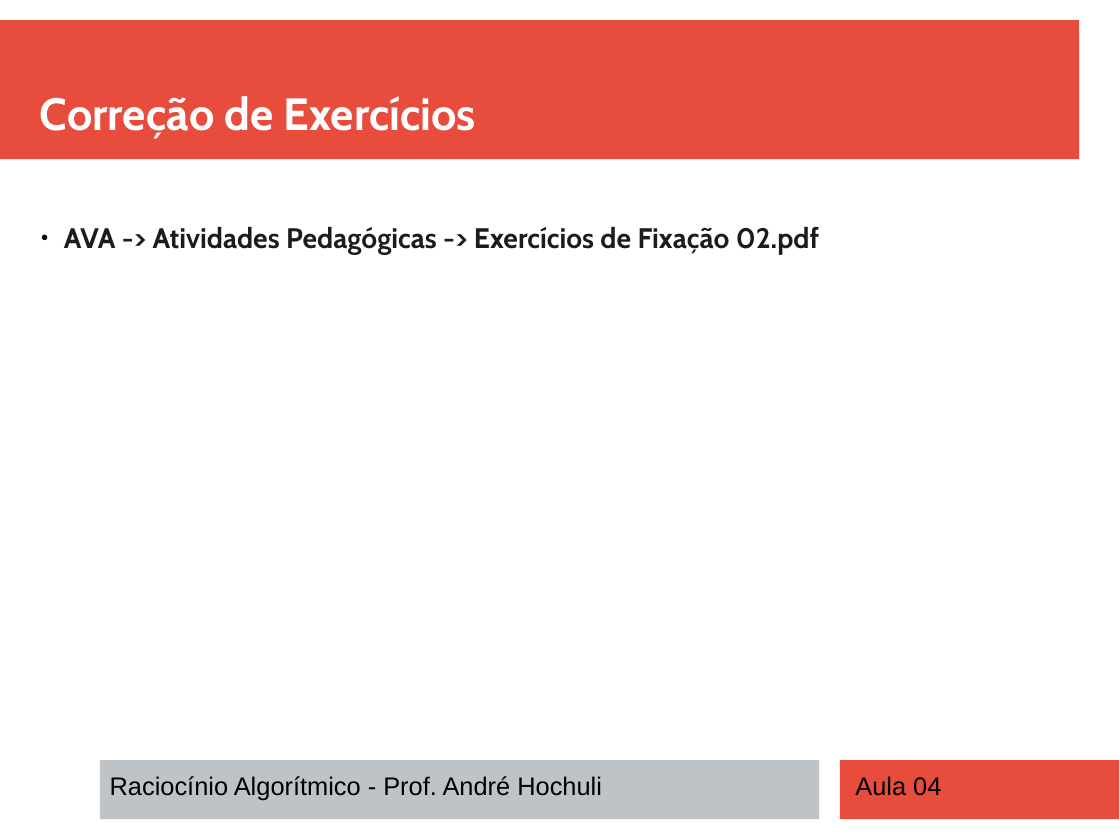
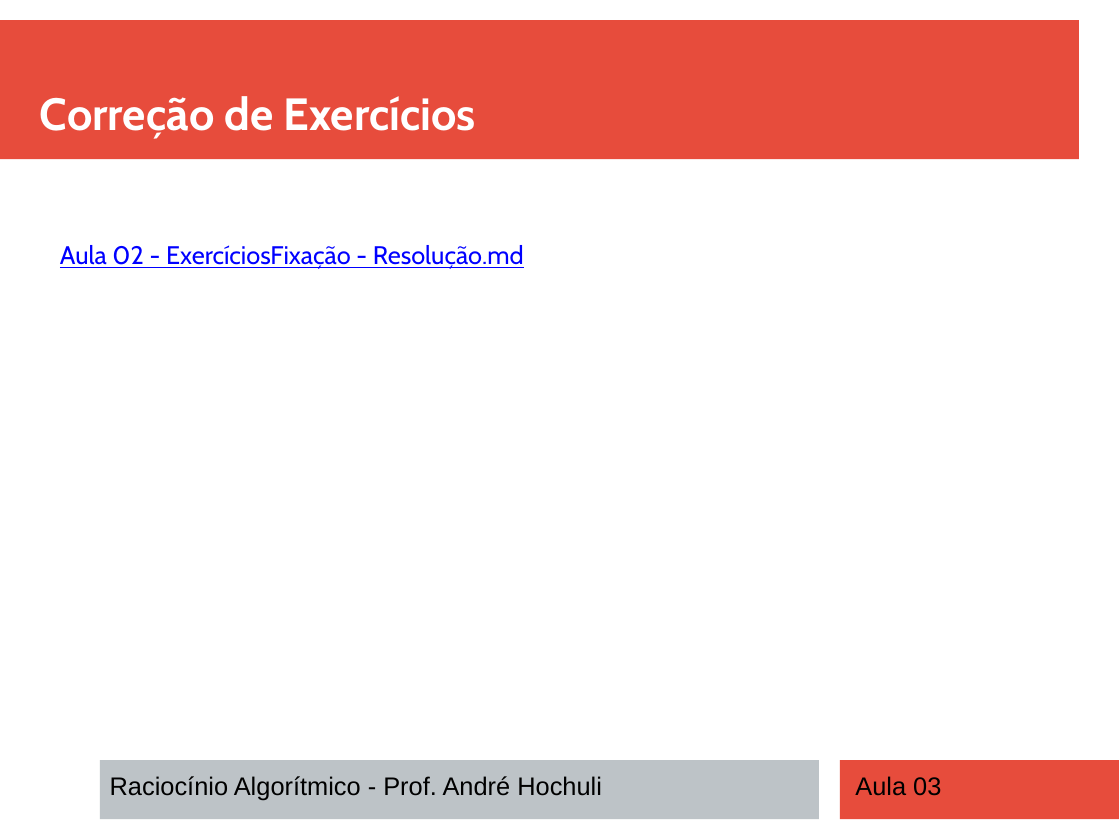
Before and after one commit to andrehochuli/teaching, a slide deck: slide 3 of RaciocinioAlgoritmico/Aula 03 - Estruturas de Seleção Múltiplas (ELIF)/Aula 03 - Estruturas de Seleção Múltiplas (ELIF).pptx. Drawn at 1120x840 pixels with LibreOffice and Linux fonts; fonts in the diff are those of the drawing. Boxes give left, top, right and bottom in pixels: in the first picture for what was removed or moved away, otherwise in the second. Text is boxed around its words. In the diff, an @@ line names an element or a change of style, - is before the commit and + after.

Commit message:
Atualizando aula 03

```diff
--- a/RaciocinioAlgoritmico/Aula 03 - Estruturas de Seleção Múltiplas (ELIF)/Aula 03 - Estruturas de Seleção Múltiplas (ELIF).pptx
+++ b/RaciocinioAlgoritmico/Aula 03 - Estruturas de Seleção Múltiplas (ELIF)/Aula 03 - Estruturas de Seleção Múltiplas (ELIF).pptx
@@ text removed at [64, 226, 819, 254] @@
-● AVA -> Atividades Pedagógicas -> Exercícios de Fixação 02.pdf
@@ text added at [60, 245, 524, 269], 18 pt, text #0000FF, underline @@
+Aula 02 - ExercíciosFixação - Resolução.md
@@ text at [855, 776, 941, 796]: text changed @@
-Aula 04
+Aula 03
```
Also in this commit, not shown: 6 other slides changed, 1 other file.
